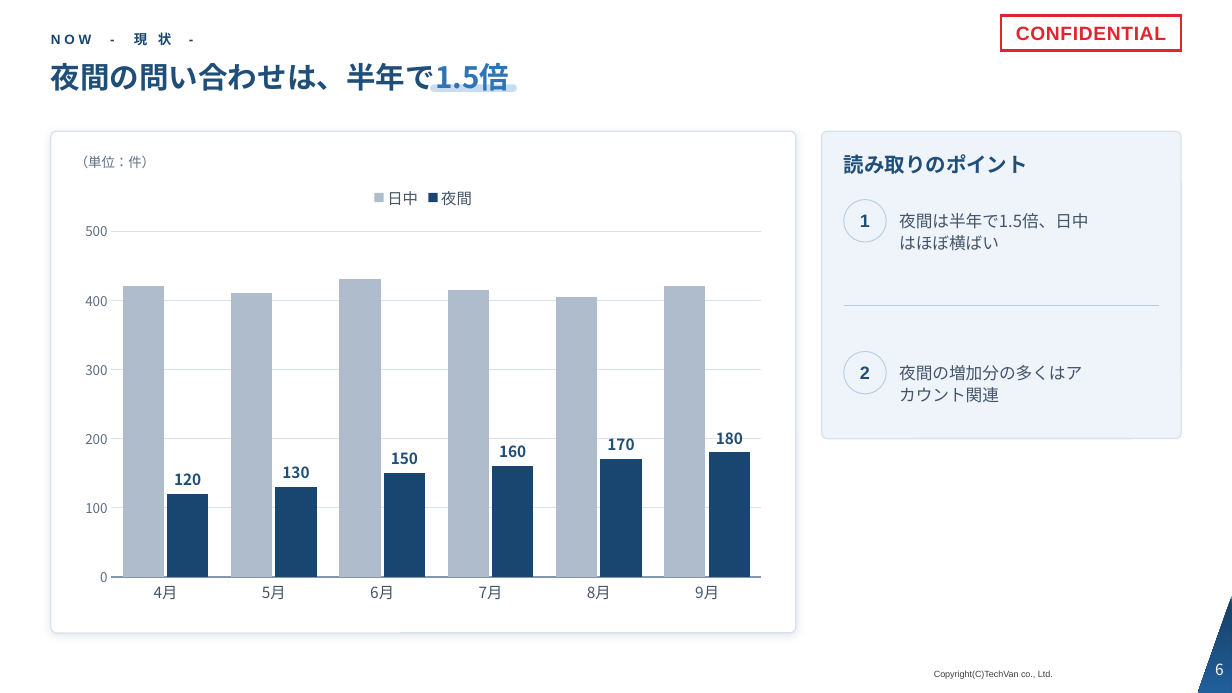
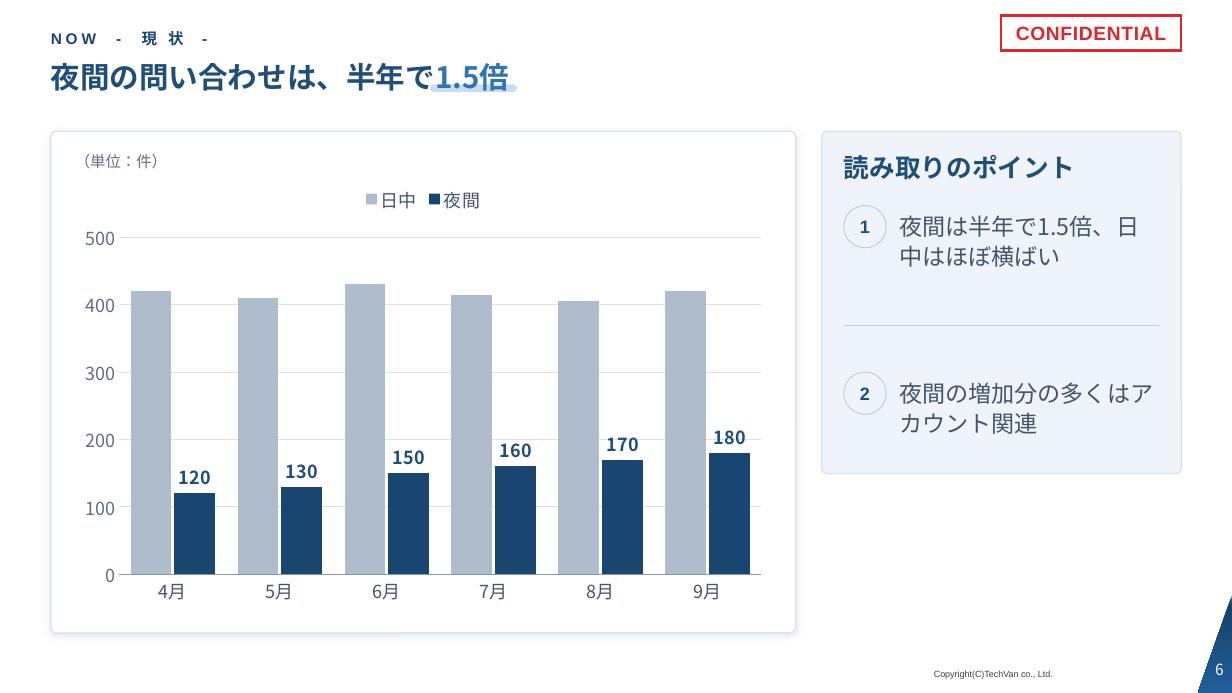
Before and after one commit to Kishi-Satoshi/slide-techvan-dist, a slide deck: slide 6 of plugins/slide-techvan/skills/slide-techvan/examples/catalog-techvan.pptx. Drawn at 1232x693 pixels with LibreOffice and Linux fonts; fonts in the diff are those of the drawing; background and template pictures are left out. Boxes give left, top, right and bottom in pixels: in the first picture for what was removed or moved away, otherwise in the second. Text is boxed around its words. In the diff, an @@ line names an element or a change of style, - is before the commit and + after.

```diff
--- a/plugins/slide-techvan/skills/slide-techvan/examples/catalog-techvan.pptx
+++ b/plugins/slide-techvan/skills/slide-techvan/examples/catalog-techvan.pptx
@@ text "NOW - 現 状 -" at box(51, 29, 183, 49): size 10.5 to 12 pt @@
@@ text "（単位：件）" at box(75, 154, 167, 169): size 10.5 to 12 pt @@
@@ rounded rectangle: place and size @@
-rounded rectangle at box(822, 131, 1181, 439)
+rounded rectangle at box(822, 131, 1181, 474)
@@ rounded rectangle at box(822, 131, 1181, 474): proportions changed @@
@@ column chart at box(71, 176, 775, 613) @@
@@ data labels of 夜間 changed @@
@@ legend changed @@
@@ category axis changed @@
@@ value axis changed @@
@@ lettering changed @@
@@ text "読み取りのポイント" at box(844, 155, 1075, 180): size 16 to 20 pt @@
@@ ellipse "1": place and size @@
-ellipse "1" at box(844, 200, 886, 242)
+ellipse "1" at box(844, 205, 886, 248)
@@ text "夜間は半年で1.5倍、日中はほぼ横ばい" at box(899, 215, 1139, 267): size 13 to 18 pt @@
@@ line moved from (844, 305) - (1159, 305) to (844, 326) - (1159, 326) @@
@@ ellipse "2": place and size @@
-ellipse "2" at box(844, 351, 886, 394)
+ellipse "2" at box(844, 372, 886, 415)
@@ text "夜間の増加分の多くはアカウント関連" at box(899, 382, 1153, 434): size 13 to 18 pt @@
@@ text "夜間の増加分の多くはアカウント関連": place and size @@
-text "夜間の増加分の多くはアカウント関連" at box(899, 365, 1082, 403)
+text "夜間の増加分の多くはアカウント関連" at box(899, 382, 1153, 434)
```
Also in this commit, not shown: 24 other slides changed, 11 other files.
